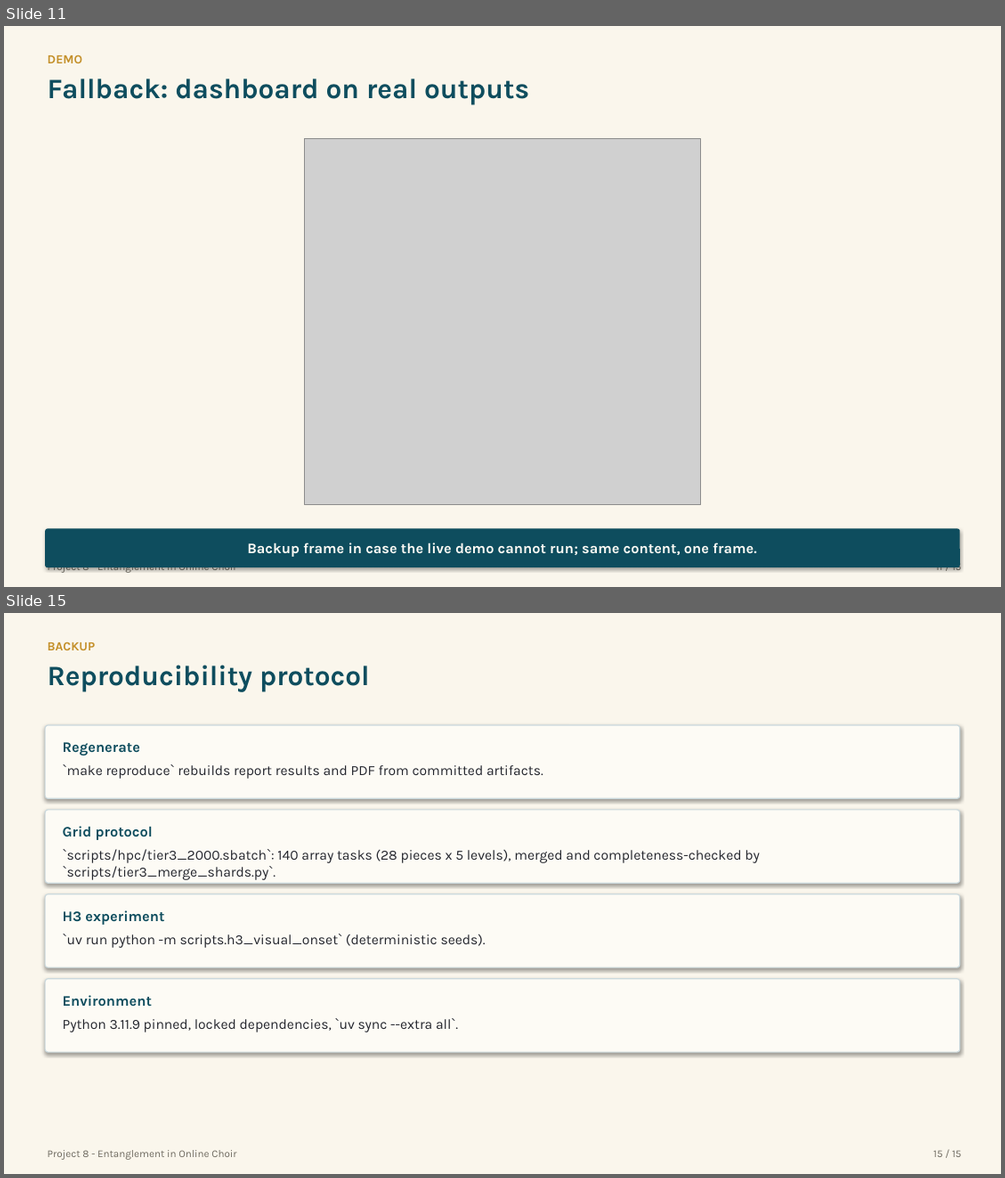
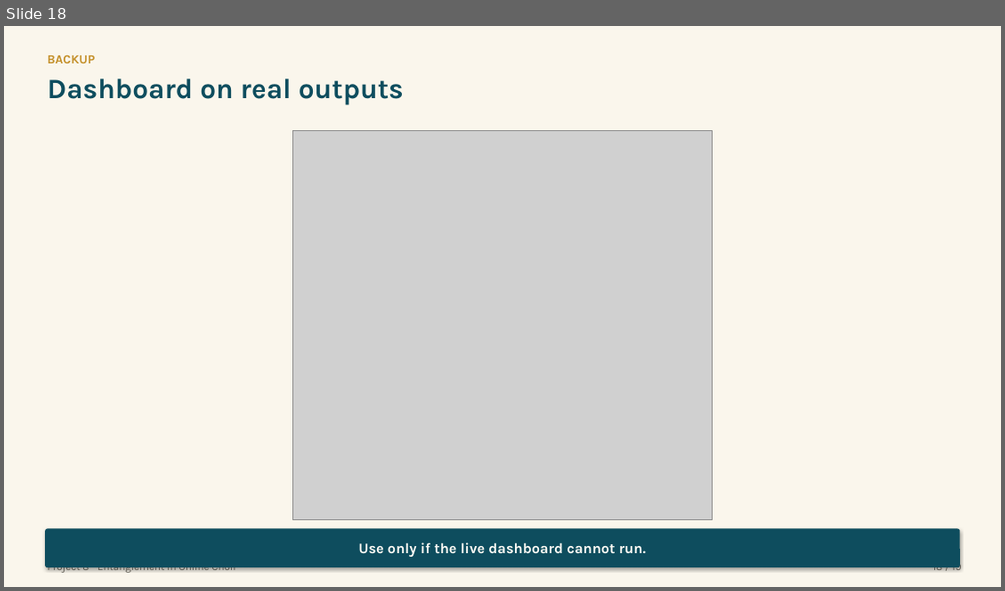
Before and after one commit to Zuraiz270/networked-choir-entanglement, a slide deck: output/jul23_final_presentation.pptx. Shown one above the other, each under a label of ours: slides 11 and 15 before the commit, slide 18 after it; the slides between them are not shown. The pictures are 1005x1178 and 1005x591 pixels, drawn with LibreOffice and Linux fonts; fonts in the diff are those of the drawing; grey boxes stand for pictures. Boxes give left, top, right and bottom in pixels: in the first picture for what was removed or moved away, otherwise in the second. Text is boxed around its words. In the diff, an @@ line names an element or a change of style, - is before the commit and + after.

```diff
--- a/output/jul23_final_presentation.pptx
+++ b/output/jul23_final_presentation.pptx
@@ slide 15 removed at (4,613,1001,1174), background #FAF6EC @@
@@ text removed at (48,642,96,650) @@
-BACKUP
@@ text removed at (48,665,370,692) @@
-Reproducibility protocol
@@ rounded rectangle removed at (45,725,960,798) @@
-Regenerate
-`make reproduce` rebuilds report results and PDF from committed artifacts.
@@ rounded rectangle removed at (45,810,960,883) @@
-Grid protocol
-`scripts/hpc/tier3_2000.sbatch`: 140 array tasks (28 pieces x 5 levels), merged and completeness-checked by `scripts/tier3_merge_shards.py`.
@@ rounded rectangle removed at (45,894,960,967) @@
-H3 experiment
-`uv run python -m scripts.h3_visual_onset` (deterministic seeds).
@@ rounded rectangle removed at (45,979,960,1052) @@
-Environment
-Python 3.11.9 pinned, locked dependencies, `uv sync --extra all`.
@@ text removed at (48,1150,236,1159) @@
-Project 8 - Entanglement in Online Choir
@@ text removed at (933,1150,961,1157) @@
-15 / 15
@@ what was slide 11 is now slide 18 @@
@@ slide 18 changed as well @@
@@ text at (48,79,404,105): text changed @@
-Fallback: dashboard on real outputs
+Dashboard on real outputs
@@ text at (48,55,96,63): text changed @@
-DEMO
+BACKUP
@@ picture: place and size @@
-picture at (305,138,700,505)
+picture at (292,131,712,520)
@@ text in rounded rectangle at (358,542,646,556): text changed @@
-Backup frame in case the live demo cannot run; same content, one frame.
+Use only if the live dashboard cannot run.
@@ text at (932,560,962,572): text changed @@
-11 / 15
+18 / 19
```
Also in this commit, not shown: 8 other slides changed, 10 slides added, 5 other slides removed, 18 other files.
